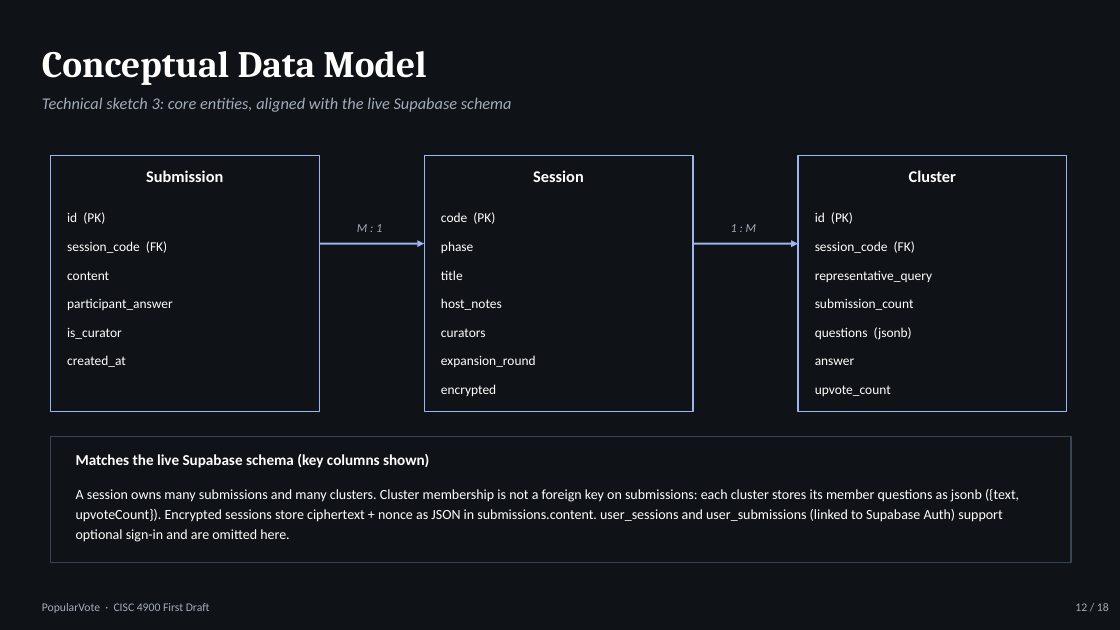
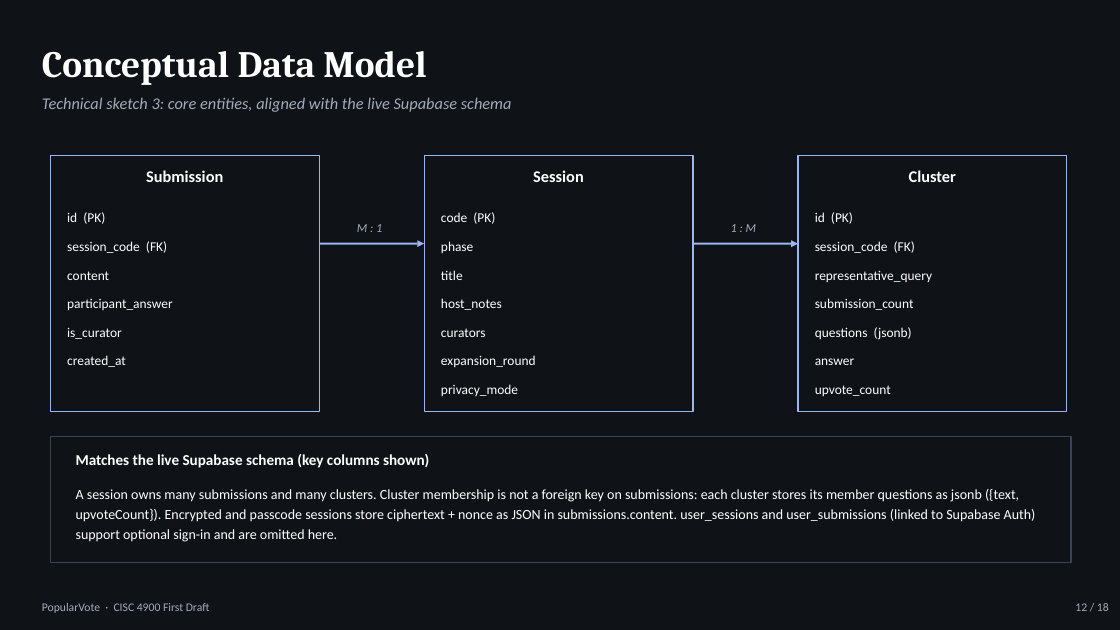
Before and after one commit to Marqed4/cisc-4900-popularvote, a slide deck: slide 12 of examples/PopularVote_Sixteenth_Draft_Dark.pptx. Drawn at 1120x630 pixels with LibreOffice and Linux fonts; fonts in the diff are those of the drawing. Boxes give left, top, right and bottom in pixels: in the first picture for what was removed or moved away, otherwise in the second. Text is boxed around its words. In the diff, an @@ line names an element or a change of style, - is before the commit and + after.

Commit message:
Update slides for privacy modes

```diff
--- a/examples/PopularVote_Sixteenth_Draft_Dark.pptx
+++ b/examples/PopularVote_Sixteenth_Draft_Dark.pptx
@@ text at [441, 384, 518, 396]: text changed @@
-encrypted
+privacy_mode
@@ text at [76, 489, 1036, 542]: text changed @@
-A session owns many submissions and many clusters. Cluster membership is not a foreign key on submissions: each cluster stores its member questions as jsonb ({text, upvoteCount}). Encrypted sessions store ciphertext + nonce as JSON in submissions.content. user_sessions and user_submissions (linked to Supabase Auth) support optional sign-in and are omitted here.
+A session owns many submissions and many clusters. Cluster membership is not a foreign key on submissions: each cluster stores its member questions as jsonb ({text, upvoteCount}). Encrypted and passcode sessions store ciphertext + nonce as JSON in submissions.content. user_sessions and user_submissions (linked to Supabase Auth) support optional sign-in and are omitted here.
```
Also in this commit, not shown: 5 other slides changed.
